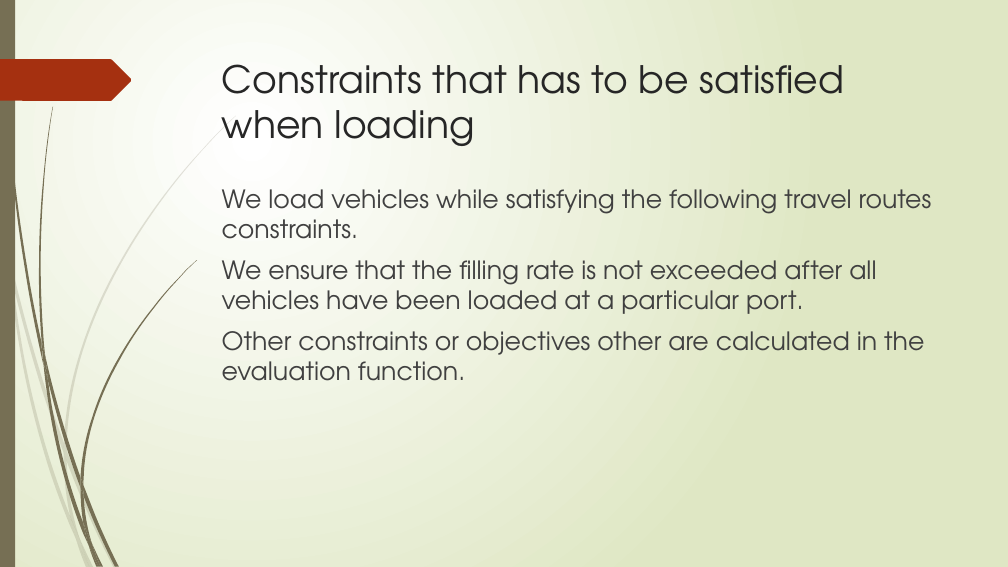
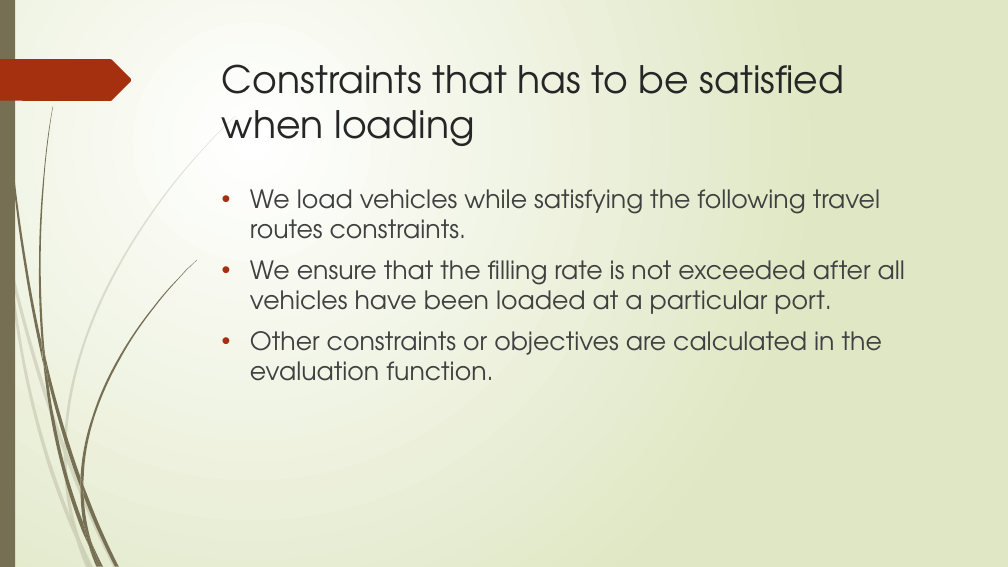
Before and after one commit to r-kurosu/kline_new, a slide deck: slide 36 of 竹田_修論発表.pptx (slide 35 before the commit). Drawn at 1008x567 pixels with LibreOffice and Linux fonts; fonts in the diff are those of the drawing. Boxes give left, top, right and bottom in pixels: in the first picture for what was removed or moved away, otherwise in the second. Text is boxed around its words. In the diff, an @@ line names an element or a change of style, - is before the commit and + after.

```diff
--- a/竹田_修論発表.pptx
+++ b/竹田_修論発表.pptx
@@ text at <box>250,189,905,314</box>: bullet none to • @@
@@ text at <box>250,331,882,381</box>: text changed @@
-Other constraints or objectives other are calculated in the evaluation function.
+• Other constraints or objectives are calculated in the evaluation function.
```
Also in this commit, not shown: 19 other slides changed, 3 slides added.
